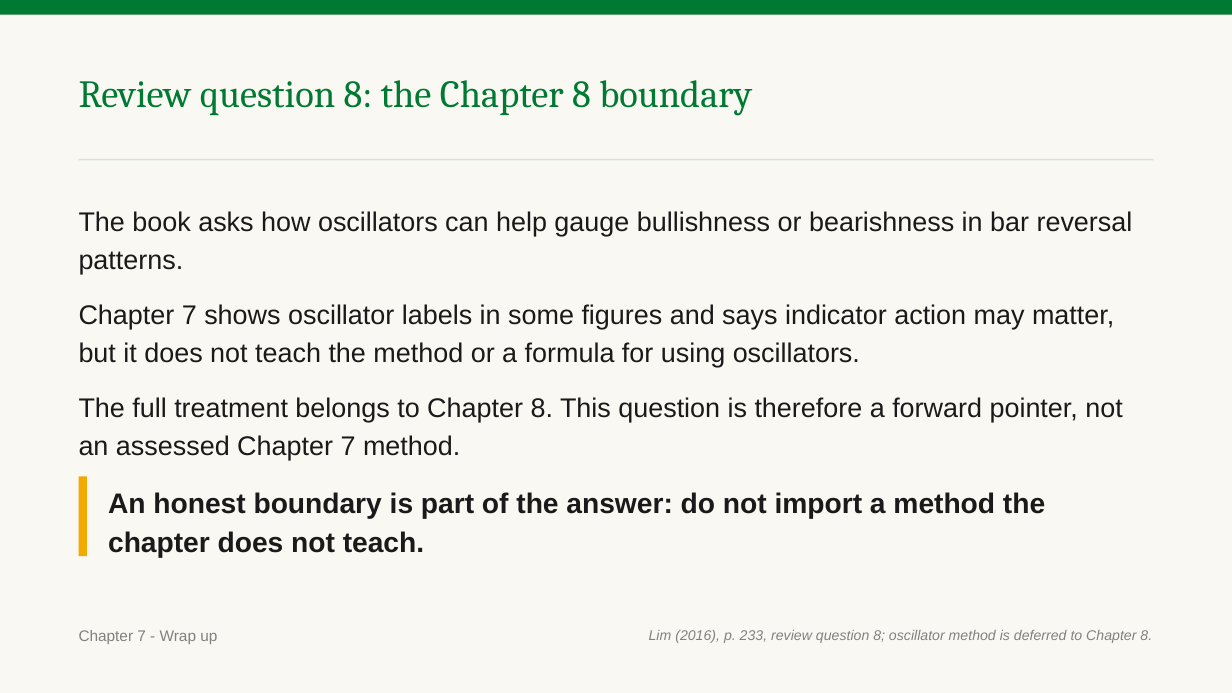
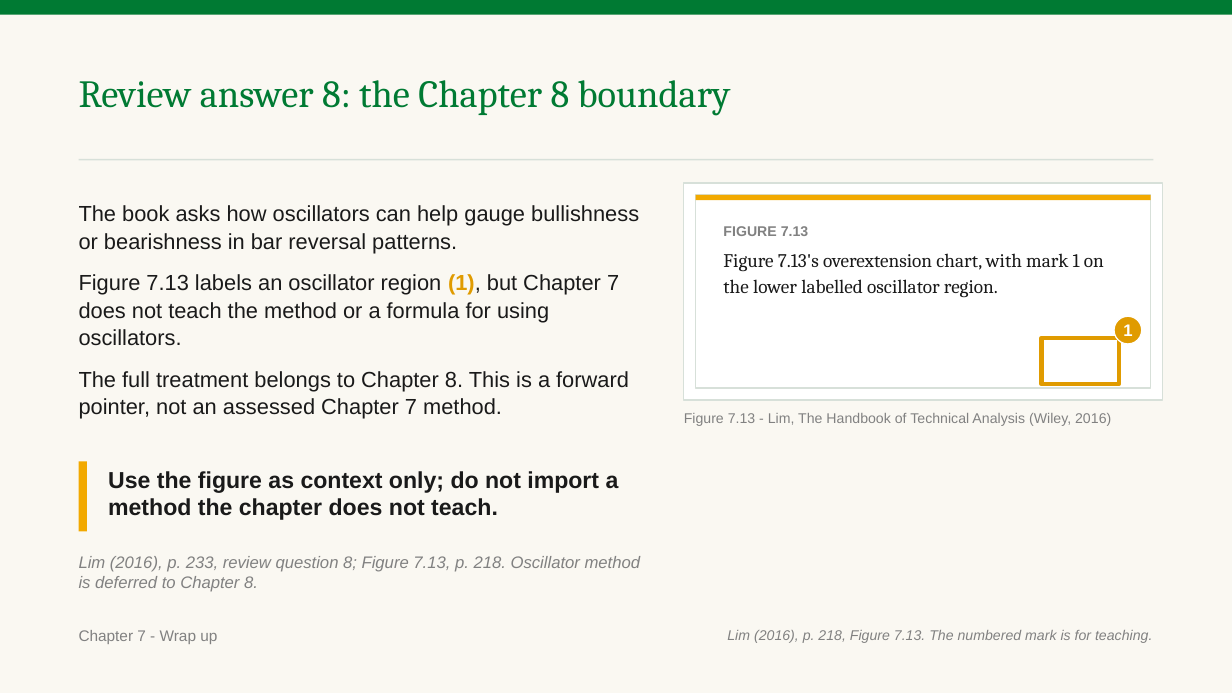
Before and after one commit to benjiesotelo-sudo/Telos_FIN1209, a slide deck: slide 34 of chapter-07/FIN1209-Chapter-07.pptx. Drawn at 1232x693 pixels with LibreOffice and Linux fonts; fonts in the diff are those of the drawing. Boxes give left, top, right and bottom in pixels: in the first picture for what was removed or moved away, otherwise in the second. Text is boxed around its words. In the diff, an @@ line names an element or a change of style, - is before the commit and + after.

Commit message:
Fix Chapter 7 breakout range reader findings

```diff
--- a/chapter-07/FIN1209-Chapter-07.pptx
+++ b/chapter-07/FIN1209-Chapter-07.pptx
@@ text at [79,80,731,116]: text changed @@
-Review question 8: the Chapter 8 boundary
+Review answer 8: the Chapter 8 boundary
@@ text at [79,205,639,254]: size 21 to 17 pt in "The book asks how oscillators can help ..."; line spacing 1.18 to 1.05; less space between paragraphs @@
@@ rectangle added at [684,183,1163,400], fill #FFFFFF, outline #D7E0D9 1 pt @@
@@ rectangle added at [696,195,1151,388], fill #FFFFFF, outline #D7E0D9 1 pt @@
@@ rectangle added at [696,195,1151,201], fill #F2A900 @@
@@ text added at [723,226,1104,298], 15 pt, text #1A1A1A @@
+FIGURE 7.13
+Figure 7.13's overextension chart, with mark 1 on the lower labelled oscillator region.
@@ text at [79,274,629,419]: text changed; size 21 to 17 pt @@
-Chapter 7 shows oscillator labels in some figures and says indicator action may matter, but it does not teach the method or a formula for using oscillators.
-The full treatment belongs to Chapter 8. This question is therefore a forward pointer, not an assessed Chapter 7 method.
+Figure 7.13 labels an oscillator region (1), but Chapter 7 does not teach the method or a formula for using oscillators.
+The full treatment belongs to Chapter 8. This is a forward pointer, not an assessed Chapter 7 method.
@@ ellipse added at [1115,316,1142,344], fill #E09B00, outline #FFFFFF 1 pt, 13 pt, text #FFFFFF, bold @@
+1
@@ rectangle added at [1042,338,1119,384], outline #E09B00 3.5 pt @@
@@ text added at [684,413,1111,426], 11 pt, text #818181 @@
+Figure 7.13 - Lim, The Handbook of Technical Analysis (Wiley, 2016)
@@ rectangle: place and size @@
-rectangle at [79,476,87,555]
+rectangle at [79,461,87,531]
@@ text at [108,471,619,520]: text changed; size 22 to 18 pt @@
-An honest boundary is part of the answer: do not import a method the chapter does not teach.
+Use the figure as context only; do not import a method the chapter does not teach.
@@ text at [79,556,641,592]: text changed; size 11 to 13 pt @@
-Lim (2016), p. 233, review question 8; oscillator method is deferred to Chapter 8.
+Lim (2016), p. 233, review question 8; Figure 7.13, p. 218. Oscillator method is deferred to Chapter 8.
@@ text added at [727,630,1152,643], 11 pt, text #818181, italic @@
+Lim (2016), p. 218, Figure 7.13. The numbered mark is for teaching.
```
Also in this commit, not shown: 16 other slides changed, 1 slide added, 1 slide removed, 2 other files.
